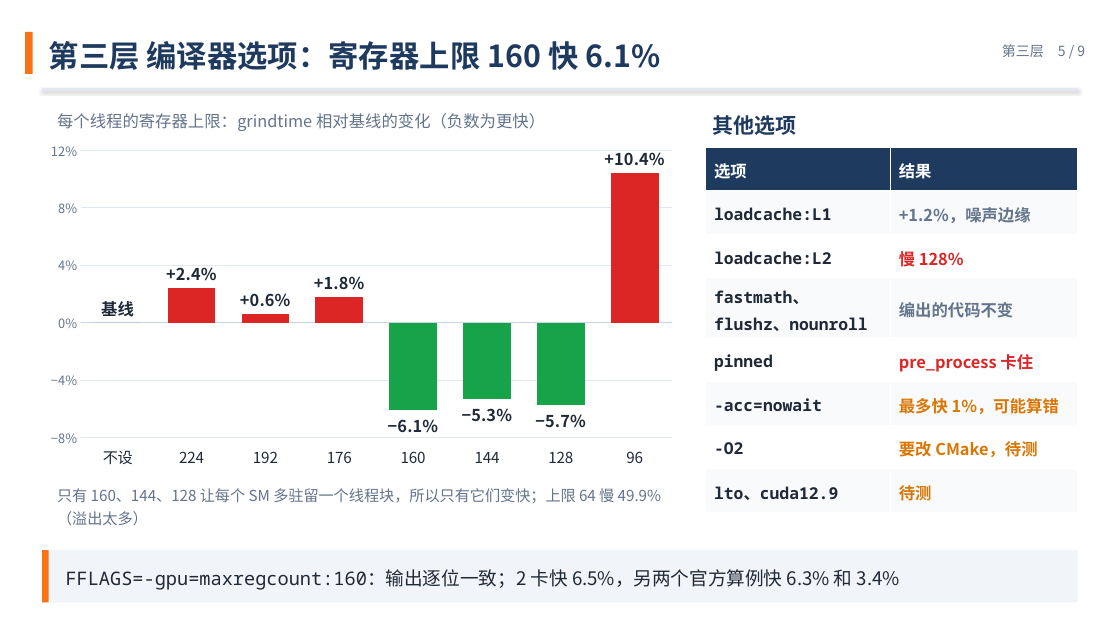
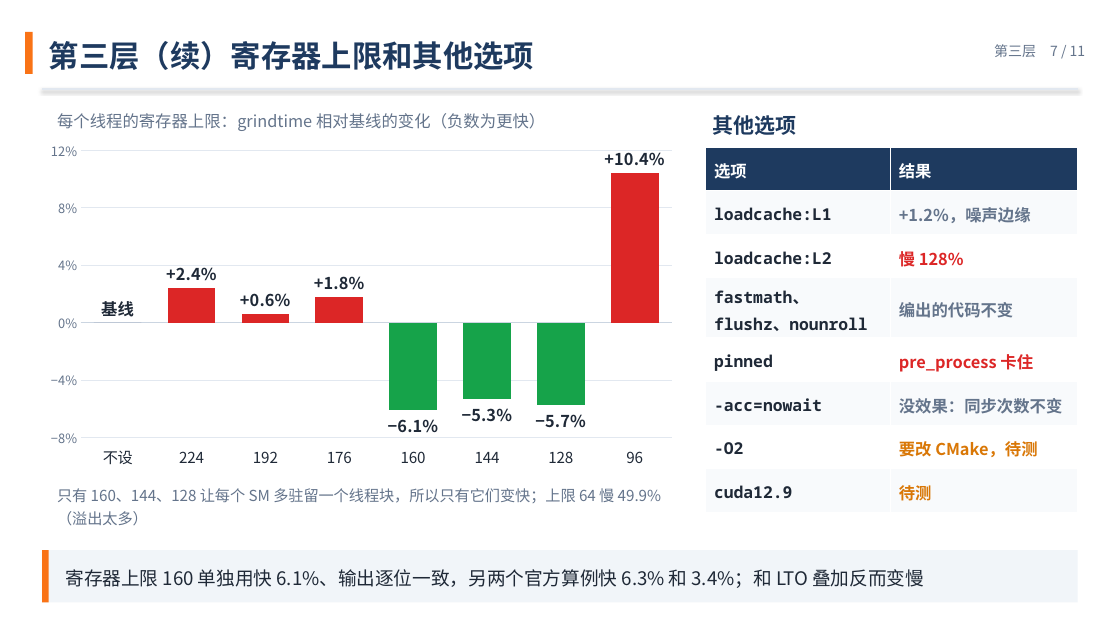
Before and after one commit to VictorTHU681/mfc-tuning-slides, a slide deck: slide 7 of tuning-six-layers-zh.pptx (slide 5 before the commit). Drawn at 1120x630 pixels with LibreOffice and Linux fonts; fonts in the diff are those of the drawing. Boxes give left, top, right and bottom in pixels: in the first picture for what was removed or moved away, otherwise in the second. Text is boxed around its words. In the diff, an @@ line names an element or a change of style, - is before the commit and + after.

```diff
--- a/tuning-six-layers-zh.pptx
+++ b/tuning-six-layers-zh.pptx
@@ text at (49, 41, 535, 70): text changed @@
-第三层 编译器选项：寄存器上限 160 快 6.1%
+第三层（续）寄存器上限和其他选项
@@ text at (994, 44, 1086, 57): text changed @@
-第三层 5 / 9
+第三层 7 / 11
@@ table at (706, 147, 1078, 505) @@
-row 6, column 2: 最多快 1%，可能算错
+row 6, column 2: 没效果：同步次数不变
-row 8, column 1: lto、cuda12.9
+row 8, column 1: cuda12.9
@@ text at (66, 569, 924, 588): text changed @@
-FFLAGS=-gpu=maxregcount:160：输出逐位一致；2 卡快 6.5%，另两个官方算例快 6.3% 和 3.4%
+寄存器上限 160 单独用快 6.1%、输出逐位一致，另两个官方算例快 6.3% 和 3.4%；和 LTO 叠加反而变慢
```
Also in this commit, not shown: 8 other slides changed, 2 slides added.
